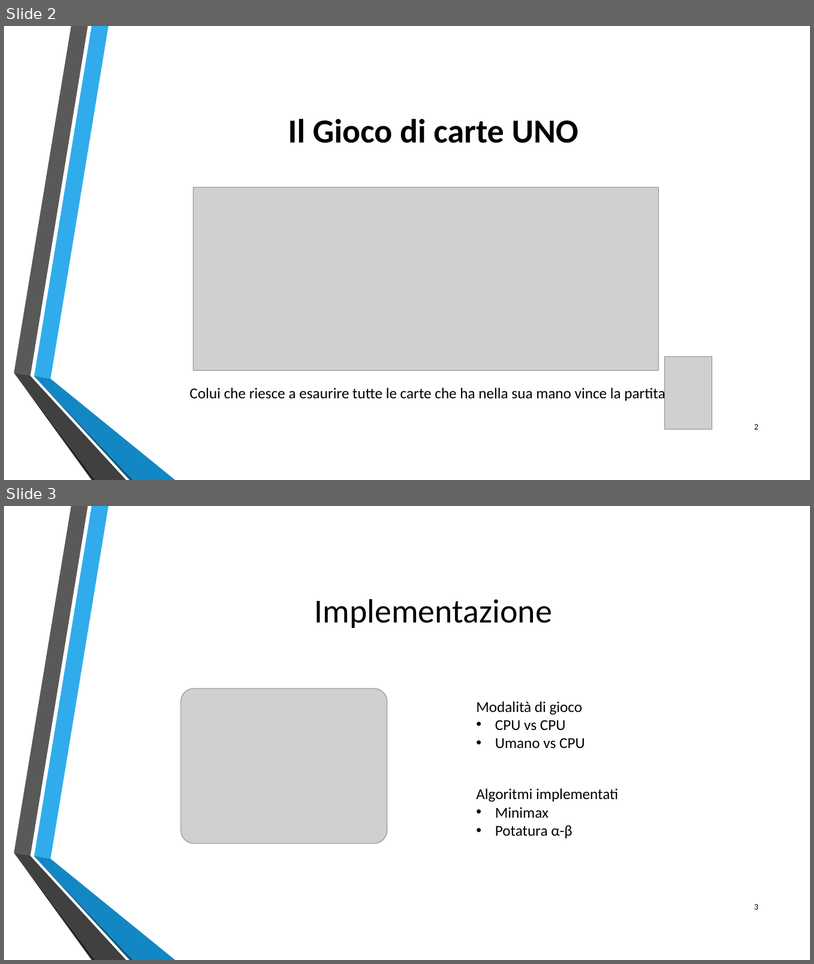
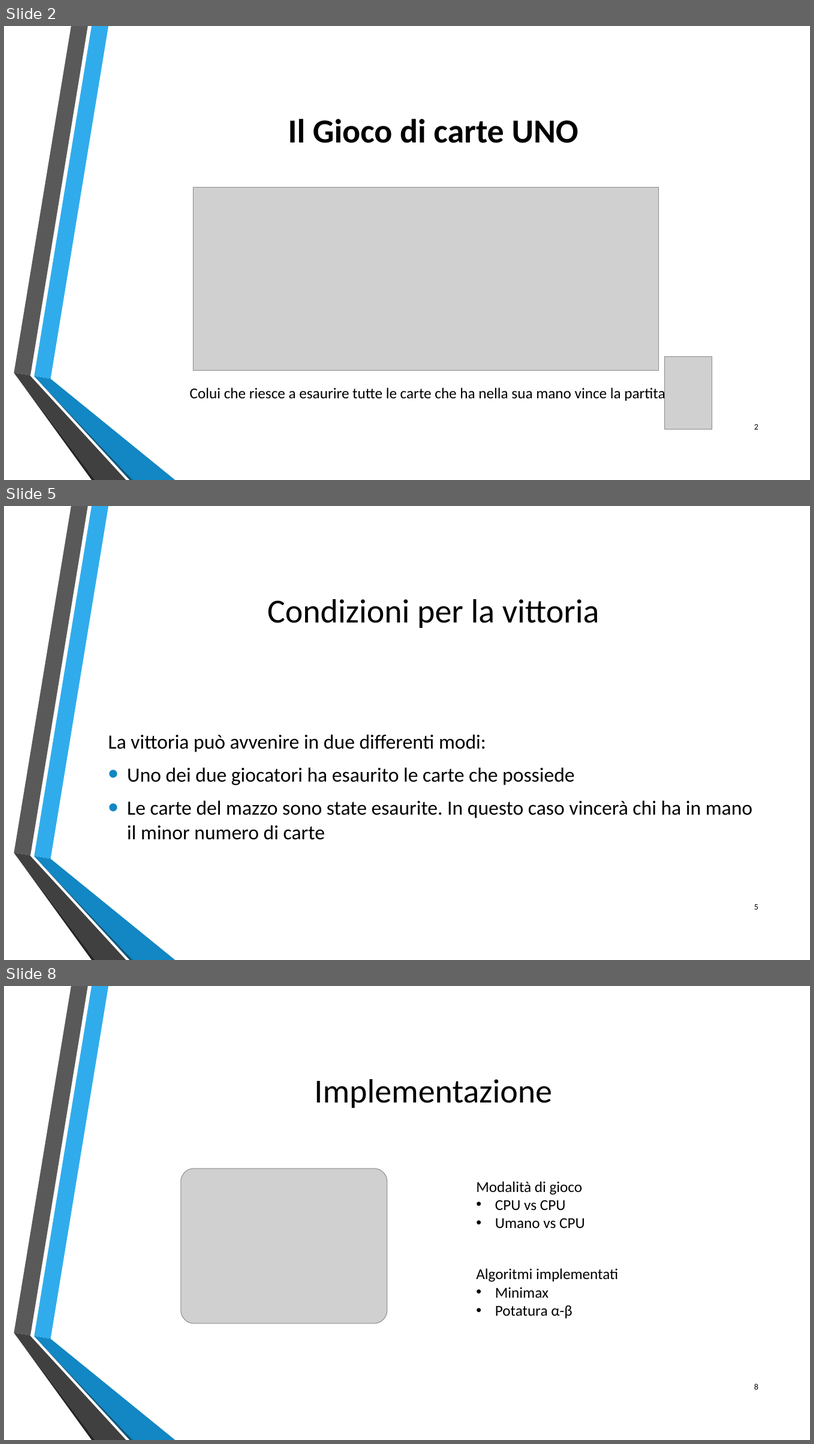
Before and after one commit to trueGek/artificial_intelligence, a slide deck: presentazione/Intelligenza Artificiale.pptx. Shown one above the other, each under a label of ours: slides 2 and 3 before the commit, slides 2, 5 and 8 after it; the slides between them are not shown. The pictures are 814x964 and 814x1444 pixels, drawn with LibreOffice and Linux fonts; fonts in the diff are those of the drawing; grey boxes stand for pictures; background and template pictures are left out. Boxes give left, top, right and bottom in pixels: in the first picture for what was removed or moved away, otherwise in the second. Text is boxed around its words. In the diff, an @@ line names an element or a change of style, - is before the commit and + after.

```diff
--- a/presentazione/Intelligenza Artificiale.pptx
+++ b/presentazione/Intelligenza Artificiale.pptx
@@ slide 5 added at <box>4,506,810,960</box>, background picture (left out); not listed: 6 template elements that a slide beside it also shows @@
@@ title added at <box>267,599,600,628</box>, 40 pt, text #000000 @@
+Condizioni per la vittoria
@@ text added at <box>108,734,753,840</box>, 24 pt, text #000000 @@
+La vittoria può avvenire in due differenti modi:
+• Uno dei due giocatori ha esaurito le carte che possiede
+• Le carte del mazzo sono state esaurite. In questo caso vincerà chi ha in mano il minor numero di carte
@@ page number added at <box>755,904,759,909</box>, 10 pt, text #000000 @@
+5
@@ what was slide 3 is now slide 8 @@
@@ page number at <box>755,1383,759,1389</box>: text changed @@
-3
+8
```
Also in this commit, not shown: 4 other slides added, 1 slide removed.
